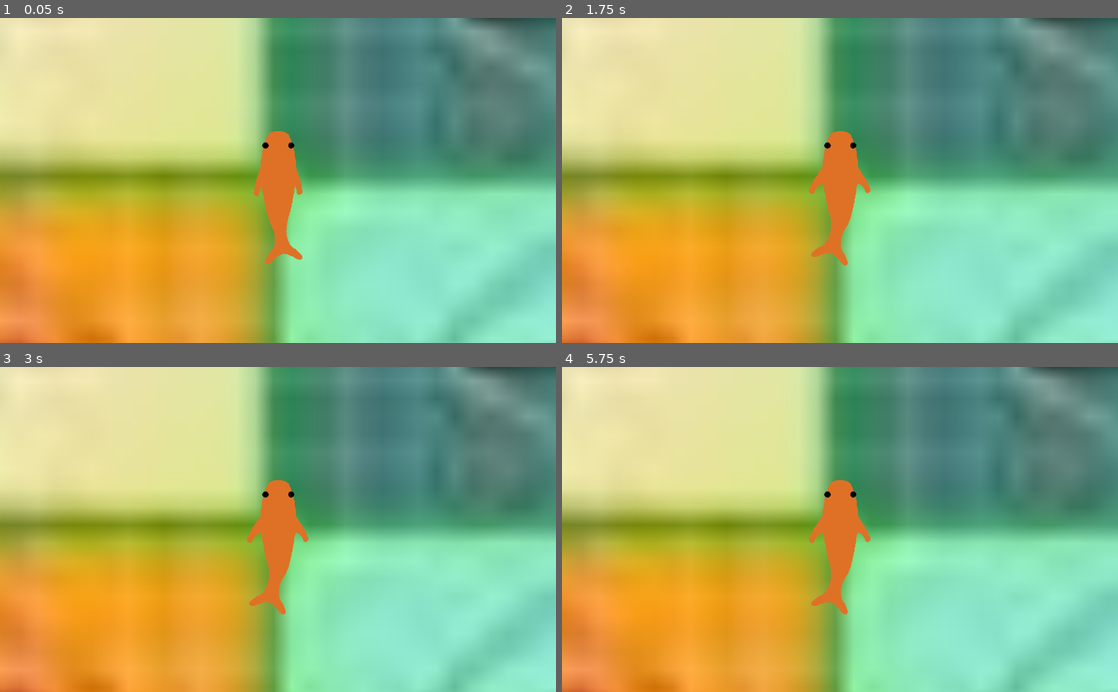
Above: before the commit, frames 1-4 (two rows, left to right).
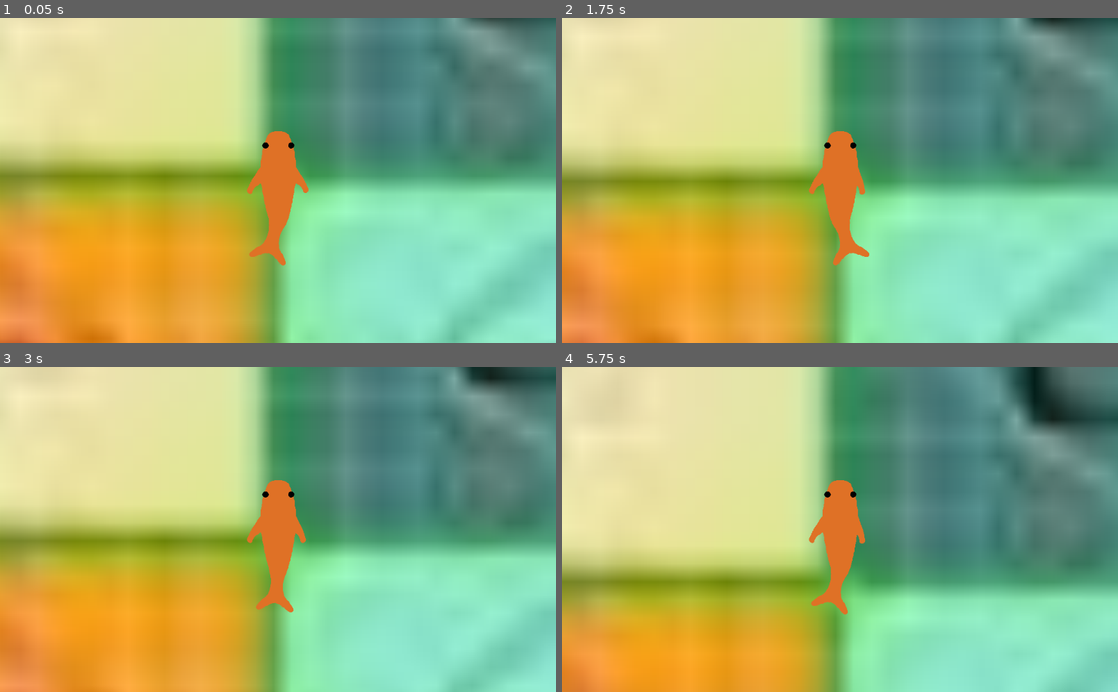
Above: after the commit, the same moments.

Repository: JordanLevy/LudumDare51
Game: Godot game, scene res://Scenes/Main.tscn
Two runs of this game, one before a commit and one after it. Both use one fixed random seed, a clock stepped at 60 frames per second and the inputs below.
Inputs:
- Up to frame 1 (0.05 s): no input
- Up to frame 2 (1.75 s): tap Enter at 0.5 s; hold W 0.53-1.28 s; tap Q at 0.6 s; tap Space at 1.25 s; tap O at 1.35 s
- Up to frame 3 (3 s): hold W from 2.03 s (still down); tap P at 2.1 s; tap Enter at 2.75 s; tap Q at 2.85 s
- Up to frame 4 (5.75 s): release W at 3.53 s; tap O at 3.6 s; tap P at 4.35 s; tap Space at 5 s; tap Q at 5.1 s

The runs differ from the first frame. In frame 1, 0.7% of the frame differs, in the area x 44-56%, y 45-77%; in frame 2, 2.4%; in frame 3, 15%; in frame 4, 37%, in the area x 0-100%, y 0-100%.
Error before the commit: Parse Error: Expected an indented block after "if". (res://Scenes/FishMotion.gd:48)

Commit message:
Reverted fish movement

Diff:
--- a/Game/Scenes/FishMotion.gd
+++ b/Game/Scenes/FishMotion.gd
@@ -1,6 +1,6 @@
 extends RigidBody2D
 
-export(NodePath) onready var animation_tree = get_node(animation_tree) as AnimationTree
+export(NodePath) onready var animation_player = get_node(animation_player) as AnimationPlayer
 
 var controls_list : Array = [KEY_Q, KEY_W, KEY_O, KEY_P]
 var lf_key #left flipper
@@ -44,7 +44,7 @@
 
 func use_flipper(side):
 	if side == -1:
-
+		animation_player.play("FlipperLeft")
 	elif side == 1:
 		animation_player.play("FlipperRight")
 
--- a/Game/Scenes/Main.tscn
+++ b/Game/Scenes/Main.tscn
@@ -375,76 +375,6 @@
 "update": 0,
 "values": [ 15.0, -15.0 ]
 }
-
-[sub_resource type="AnimationNodeAdd2" id=16]
-
-[sub_resource type="AnimationNodeAdd2" id=17]
-
-[sub_resource type="AnimationNodeAnimation" id=14]
-animation = "TailRight"
-
-[sub_resource type="AnimationNodeAnimation" id=18]
-animation = "FlipperLeft"
-
-[sub_resource type="AnimationNodeAnimation" id=19]
-animation = "FlipperLeftRelease"
-
-[sub_resource type="AnimationNodeAnimation" id=20]
-animation = "FlipperRight"
-
-[sub_resource type="AnimationNodeAnimation" id=21]
-animation = "FlipperRightRelease"
-
-[sub_resource type="AnimationNodeAnimation" id=15]
-animation = "TailLeft"
-
-[sub_resource type="AnimationNodeTransition" id=23]
-input_count = 2
-input_0/name = "FlipperLeft"
-input_0/auto_advance = false
-input_1/name = "FlipperLeftRelease"
-input_1/auto_advance = false
-
-[sub_resource type="AnimationNodeTransition" id=22]
-input_count = 2
-input_0/name = "FlipperRight"
-input_0/auto_advance = false
-input_1/name = "FlipperRightRelease"
-input_1/auto_advance = false
-
-[sub_resource type="AnimationNodeTransition" id=13]
-input_count = 2
-input_0/name = "TailLeft"
-input_0/auto_advance = false
-input_1/name = "TailRight"
-input_1/auto_advance = false
-
-[sub_resource type="AnimationNodeBlendTree" id=12]
-graph_offset = Vector2( -276.474, 145.722 )
-nodes/Add2/node = SubResource( 17 )
-nodes/Add2/position = Vector2( 800, 220 )
-"nodes/Add2 2/node" = SubResource( 16 )
-"nodes/Add2 2/position" = Vector2( 1120, 500 )
-nodes/Animation/node = SubResource( 15 )
-nodes/Animation/position = Vector2( 220, 0 )
-"nodes/Animation 2/node" = SubResource( 14 )
-"nodes/Animation 2/position" = Vector2( 220, 140 )
-"nodes/Animation 3/node" = SubResource( 18 )
-"nodes/Animation 3/position" = Vector2( 220, 300 )
-"nodes/Animation 4/node" = SubResource( 19 )
-"nodes/Animation 4/position" = Vector2( 180, 440 )
-"nodes/Animation 5/node" = SubResource( 20 )
-"nodes/Animation 5/position" = Vector2( 180, 620 )
-"nodes/Animation 6/node" = SubResource( 21 )
-"nodes/Animation 6/position" = Vector2( 140, 760 )
-nodes/FlipperLeft/node = SubResource( 23 )
-nodes/FlipperLeft/position = Vector2( 480, 340 )
-nodes/FlipperRight/node = SubResource( 22 )
-nodes/FlipperRight/position = Vector2( 500, 680 )
-nodes/Tail/node = SubResource( 13 )
-nodes/Tail/position = Vector2( 460, 20 )
-nodes/output/position = Vector2( 1440, 540 )
-node_connections = [ "Tail", 0, "Animation", "Tail", 1, "Animation 2", "FlipperLeft", 0, "Animation 3", "FlipperLeft", 1, "Animation 4", "FlipperRight", 0, "Animation 5", "FlipperRight", 1, "Animation 6", "Add2", 0, "Tail", "Add2", 1, "FlipperLeft", "Add2 2", 0, "Add2", "Add2 2", 1, "FlipperRight", "output", 0, "Add2 2" ]
 
 [node name="Main" type="Node2D"]
 
@@ -505,16 +435,6 @@
 anims/TailLeft = SubResource( 5 )
 anims/TailRight = SubResource( 6 )
 
-[node name="AnimationTree" type="AnimationTree" parent="FishRigidBody/FishRig"]
-tree_root = SubResource( 12 )
-anim_player = NodePath("../AnimationPlayer")
-active = true
-parameters/Add2/add_amount = 1.0
-"parameters/Add2 2/add_amount" = 1.0
-parameters/FlipperLeft/current = 1
-parameters/FlipperRight/current = 1
-parameters/Tail/current = 0
-
 [node name="Camera2D" type="Camera2D" parent="FishRigidBody"]
 current = true
 zoom = Vector2( 3, 3 )
Not shown: 1 places in Game/Scenes/Main.tscn that only renumber resources
